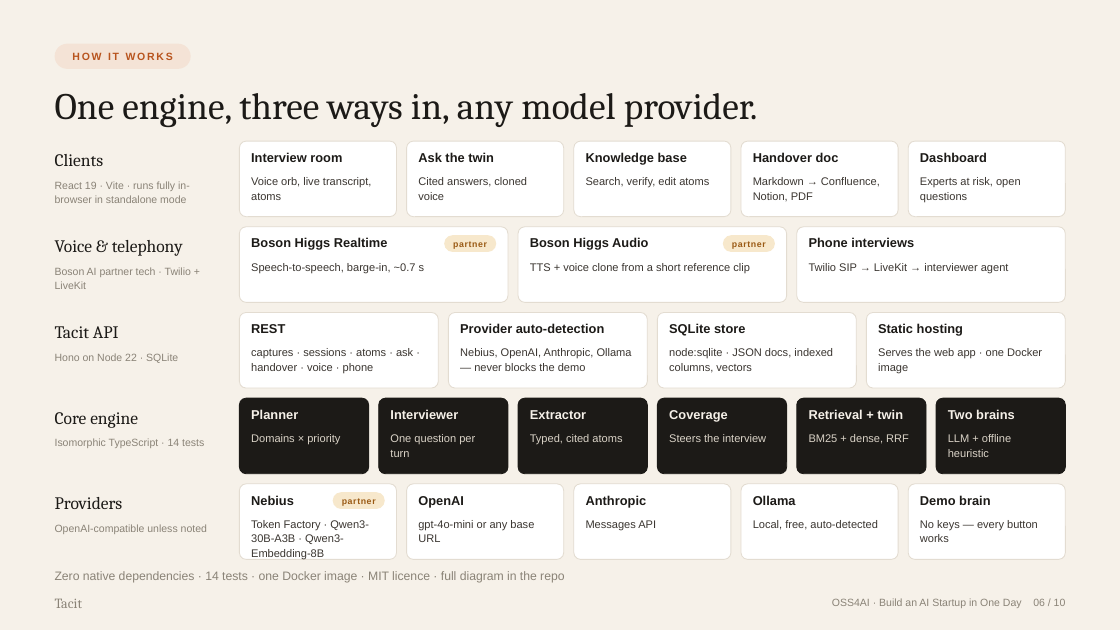
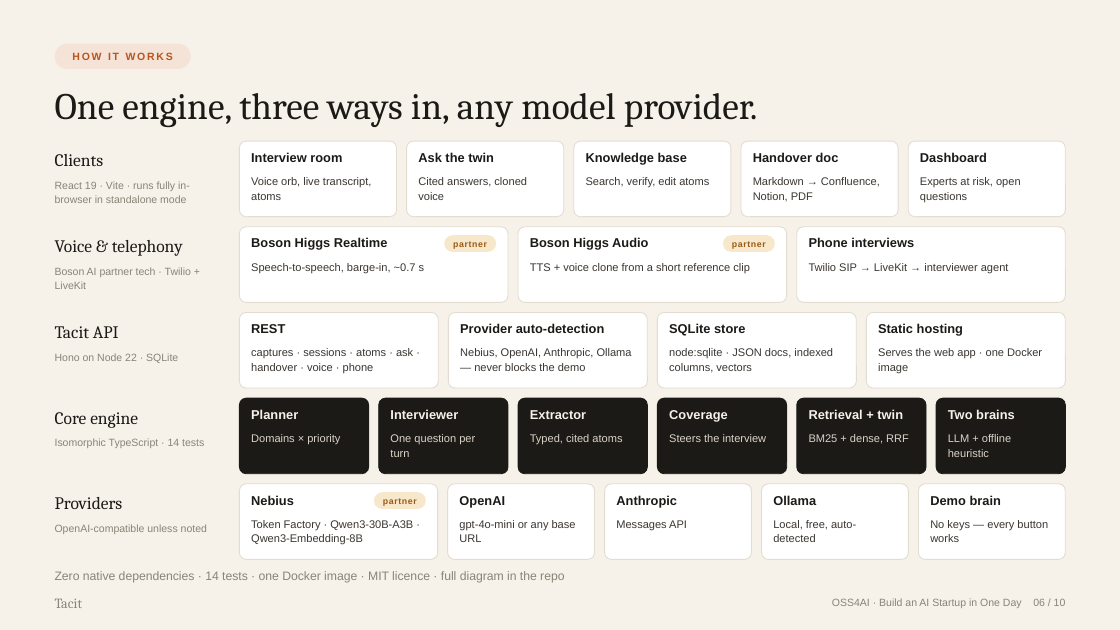
Before and after one commit to vnmoorthy/tacit, a slide deck: slide 6 of slides/Tacit.pptx. Drawn at 1120x630 pixels with LibreOffice and Linux fonts; fonts in the diff are those of the drawing. Boxes give left, top, right and bottom in pixels: in the first picture for what was removed or moved away, otherwise in the second. Text is boxed around its words. In the diff, an @@ line names an element or a change of style, - is before the commit and + after.

```diff
--- a/slides/Tacit.pptx
+++ b/slides/Tacit.pptx
@@ rounded rectangle resized from (x1=239, y1=484, x2=397, y2=560) to (x1=239, y1=484, x2=438, y2=560) @@
@@ rounded rectangle "partner" moved from (x1=333, y1=492, x2=385, y2=509) to (x1=374, y1=492, x2=426, y2=509) @@
@@ rounded rectangle resized from (x1=407, y1=484, x2=564, y2=560) to (x1=448, y1=484, x2=595, y2=560) @@
@@ text "OpenAI" moved from (x1=418, y1=496, x2=464, y2=507) to (x1=459, y1=496, x2=505, y2=507) @@
@@ rounded rectangle resized from (x1=574, y1=484, x2=731, y2=560) to (x1=605, y1=484, x2=752, y2=560) @@
@@ text "Anthropic" moved from (x1=586, y1=495, x2=647, y2=507) to (x1=616, y1=495, x2=677, y2=507) @@
@@ rounded rectangle resized from (x1=741, y1=484, x2=898, y2=560) to (x1=762, y1=484, x2=909, y2=560) @@
@@ text "Ollama" moved from (x1=753, y1=495, x2=796, y2=505) to (x1=773, y1=495, x2=816, y2=505) @@
@@ rounded rectangle resized from (x1=908, y1=484, x2=1065, y2=560) to (x1=918, y1=484, x2=1065, y2=560) @@
@@ text "Demo brain" moved from (x1=920, y1=495, x2=990, y2=505) to (x1=930, y1=495, x2=1001, y2=505) @@
@@ text "Token Factory · Qwen3-30B-A3B · ..." rewrapped from (x1=251, y1=520, x2=369, y2=559) to (x1=251, y1=520, x2=413, y2=545) @@
@@ text "gpt-4o-mini or any base URL" moved from (x1=418, y1=520, x2=534, y2=542) to (x1=459, y1=520, x2=576, y2=542) @@
@@ text "Messages API" moved from (x1=586, y1=520, x2=656, y2=530) to (x1=616, y1=520, x2=687, y2=530) @@
@@ text "Local, free, auto-detected" rewrapped from (x1=753, y1=520, x2=878, y2=530) to (x1=773, y1=520, x2=856, y2=542) @@
@@ text "No keys — every button ..." moved from (x1=920, y1=520, x2=1038, y2=542) to (x1=930, y1=520, x2=1048, y2=542) @@
```
Also in this commit, not shown: 1 other file.
